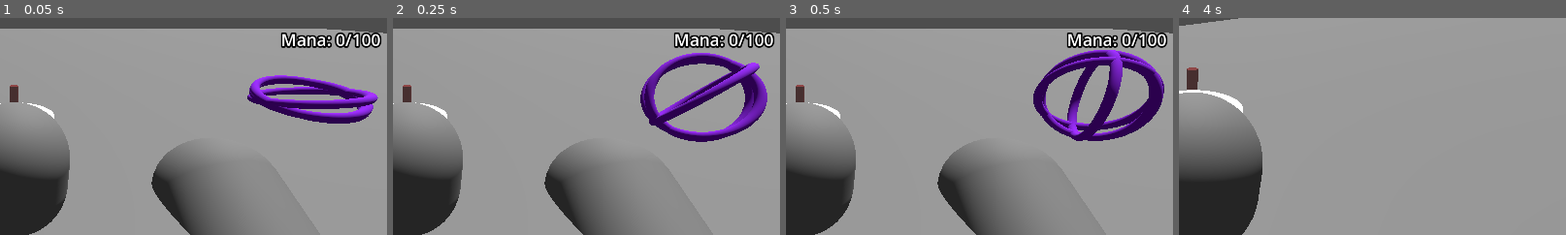
Above: before the commit, frames 1-4 (left to right).
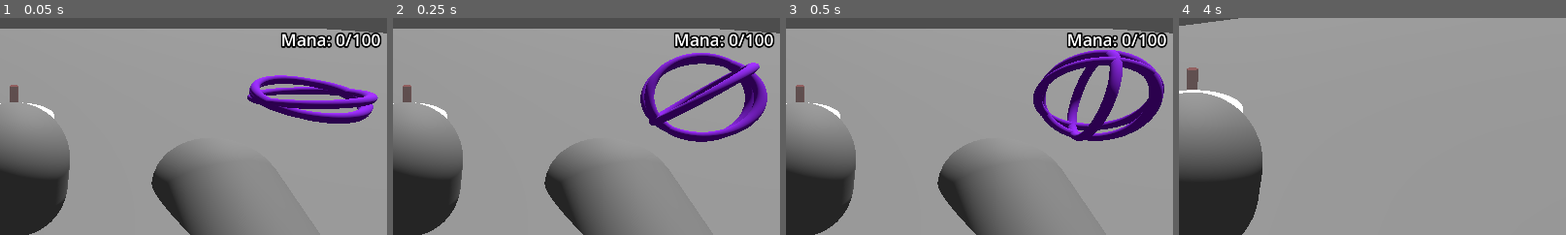
Above: after the commit, the same moments.

Repository: Athakaspen/magictd
Game: Godot game, scene res://ThreeDee.tscn
Two runs of this game, one before a commit and one after it. Both use one fixed random seed, a clock stepped at 60 frames per second and the inputs below. The engine's default icon, where the game draws it, is replaced by a stand-in: a white triangle on a blue panel in a dark square.
Inputs (mouse positions are % of the whole screen's width and height, from its top left):
- Up to frame 1 (0.05 s): no input
- Up to frame 2 (0.25 s): no input
- Up to frame 3 (0.5 s): no input
- Up to frame 4 (4 s): tap Enter (ui_accept) at 0.5, 0.77, 1.52, 3.02, 3.77 s; move the mouse to (55, 50) at 0.52 s; hold W (move_forward) from 0.53 s (still down); tap Q (cycle_items) at 0.6, 1.55, 2.1, 3.05 s; tap E (place_item) at 0.8, 1.35, 2.3, 2.85, 3.8 s; move the mouse to (45, 50) at 1.27 s; move the mouse to (52, 48) at 2.02 s; move the mouse to (49, 52) at 2.77 s; move the mouse to (57, 51) at 3.52 s; tap Mouse wheel up (zoom_in) at 3.6 s
The pictures show only the part of the screen within x 48-98%, y 22-72%; the shares and areas given below are measured in that part.

The runs differ from the first frame. In frame 1, 0.2% of the frame differs, in the area x 2-5%, y 31-39%; in frame 2, 0.2%; in frame 3, 0.2%; in frame 4, 0.3%, in the area x 2-6%, y 22-34%.

Commit message:
at it again

Diff:
--- a/Enemies/enemy.gd
+++ b/Enemies/enemy.gd
@@ -1,6 +1,7 @@
 extends CharacterBody3D
 
-@export var target_node : Node3D
+@export var mana_base : ManaBase
+var target_node : Node3D
 
 const SPEED = 1
 const ROT_SPEED = 3.0
@@ -9,7 +10,47 @@
 const STOP_DISTANCE : float = 1
 const MAX_HP : float = 50
 
+const RETARGET_TIME = 0.59 # seconds
+var time_to_next_retarget = RETARGET_TIME
+
 var hp = MAX_HP
+
+func _ready():
+	retarget()
+
+func retarget():
+	var bodies : Array[Node3D] = $TargetingArea.get_overlapping_bodies()
+	bodies.sort_custom(target_priority)
+	if len(bodies) > 0:
+		target_node = bodies[0].get_parent()
+		if target_node is not ManaObject or target_node is ManaCollector:
+			target_node = mana_base
+	else:
+		target_node = mana_base
+
+func target_priority(a, b):
+	# current target
+	if a.get_parent() == target_node:
+		return true
+	if b.get_parent() == target_node:
+		return false
+	# base
+	if a.get_parent() is ManaBase:
+		return true
+	if b.get_parent() is ManaBase:
+		return false
+	# turret
+	if a.get_parent() is ManaTurret:
+		return true
+	if b.get_parent() is ManaTurret:
+		return false
+	# anything
+	if a.get_parent() is ManaObject:
+		return true
+	if b.get_parent() is ManaObject:
+		return false
+	# fallback
+	return a
 
 func _physics_process(delta):
 	# Add the gravity.
@@ -31,6 +72,12 @@
 		velocity.z = move_toward(velocity.z, 0, SPEED)
 	move_and_slide()
 
+	time_to_next_retarget -= delta
+	if time_to_next_retarget <= 0:
+		retarget()
+		print(target_node)
+		time_to_next_retarget = RETARGET_TIME
+
 func on_hit(damage: float):
 	hp -= damage
 	if hp <= 0:
--- a/Enemies/enemy.tscn
+++ b/Enemies/enemy.tscn
@@ -16,8 +16,10 @@
 [sub_resource type="BoxMesh" id="BoxMesh_rqons"]
 size = Vector3(0.3, 0.1, 0.3)
 
+[sub_resource type="SphereShape3D" id="SphereShape3D_v7qe1"]
+radius = 3.0
+
 [node name="Enemy" type="CharacterBody3D"]
-transform = Transform3D(1, 0, 0, 0, 1, 0, 0, 0, 1, -2.38088, 0.605982, -12.8075)
 collision_layer = 8
 collision_mask = 5
 script = ExtResource("1_pxdjm")
@@ -32,3 +34,10 @@
 [node name="visor" type="MeshInstance3D" parent="."]
 transform = Transform3D(0.707107, 0, 0.707107, 0, 1, 0, -0.707107, 0, 0.707107, -0.000687361, 0.22109, -0.19421)
 mesh = SubResource("BoxMesh_rqons")
+
+[node name="TargetingArea" type="Area3D" parent="."]
+collision_layer = 0
+collision_mask = 2
+
+[node name="CollisionShape3D" type="CollisionShape3D" parent="TargetingArea"]
+shape = SubResource("SphereShape3D_v7qe1")
--- a/Helpers/debug_lines.gd
+++ b/Helpers/debug_lines.gd
@@ -10,8 +10,8 @@
 		var AStar = network_manager.AStar
 
 		# If no change, skip updating
-		if num_points == AStar.get_point_count():
-			return
+		#if num_points == AStar.get_point_count():
+			#return
 		num_points = AStar.get_point_count()
 
 		# Draw
--- a/Helpers/singleton.gd
+++ b/Helpers/singleton.gd
@@ -1,3 +1,5 @@
 extends Node
 
+var cur_obj = "relay"
 var cur_cost = 4
+var cur_range = 1.0
--- a/ManaObjects/Turret.tscn
+++ b/ManaObjects/Turret.tscn
@@ -68,7 +68,7 @@
 script/source = "@tool
 extends MeshInstance3D
 
-func _process(delta):
+func _process(_delta):
 	#if Engine.is_editor_hint():
 	if \"fire_range\" in $\"..\":
 		scale = Vector3.ONE * $\"..\".fire_range * 2
--- a/ManaObjects/network_manager.gd
+++ b/ManaObjects/network_manager.gd
@@ -3,6 +3,8 @@
 
 var providers : Array[AStarNode]
 var requesters : Array[AStarNode]
+
+var placement_point_id : int = 0
 
 var AStar := AStar3D.new()
 var id_to_node_map : Dictionary
@@ -24,8 +26,9 @@
 
 # Called when the node enters the scene tree for the first time.
 func _ready():
+	AStar.add_point(placement_point_id, Vector3.ZERO)
+	AStar.set_point_disabled(placement_point_id, true)
 	var children = get_children()
-	#AStar.reserve_space(len(children))
 	for child in children:
 		if child is ManaObject:
 			var node = create_astar_node(child)
@@ -136,3 +139,22 @@
 
 func take_base_mana(amt: int):
 	%Base.cur_mana -= amt
+
+func update_placement_point(pos: Vector3):
+	AStar.set_point_position(placement_point_id, pos)
+	for id in AStar.get_point_ids():
+		if id == placement_point_id: continue
+		var p_other = AStar.get_point_position(id)
+		var dist_2 = pos.distance_squared_to(p_other)
+		var max_range = min(Singleton.cur_range * 0.98, get_astar_node(id).max_range)
+		if (dist_2 < max_range * max_range):
+			# collision check
+			var space_state = get_world_3d().direct_space_state
+			var raycast = PhysicsRayQueryParameters3D.create(p_other, pos, Layers.GEOMETRY_LAYER + Layers.OBJECT_LAYER)
+			var collision = space_state.intersect_ray(raycast)
+			if !collision:
+				AStar.connect_points(placement_point_id, id)
+			else:
+				AStar.disconnect_points(placement_point_id, id)
+		else:
+			AStar.disconnect_points(placement_point_id, id)
--- a/ManaObjects/relay.gd
+++ b/ManaObjects/relay.gd
@@ -4,6 +4,8 @@
 # position that mana packets should pass through
 @onready var mana_transit_pos : Vector3 = $ManaPoint.global_position
 
+@export var cost : int = 4
+
 # Called when the node enters the scene tree for the first time.
 func _ready():
 	pass
--- a/ManaObjects/turret.gd
+++ b/ManaObjects/turret.gd
@@ -1,6 +1,7 @@
 extends ManaObject
 class_name ManaTurret
 
+@export var cost : int = 10
 @onready var mana_transit_pos = $ManaPoint.global_position
 @export var max_mana := 100
 var cur_mana := 0
@@ -24,7 +25,7 @@
 # Called every frame. 'delta' is the elapsed time since the previous frame.
 func _process(delta):
 	fire_cooldown -= delta
-	if fire_cooldown <= 0 and cur_mana > fire_cost:
+	if fire_cooldown <= 0 and cur_mana >= fire_cost:
 		# acquire target
 		var targets = range_area.get_overlapping_bodies()
 		if not targets.is_empty():
--- a/Player/object_placer.gd
+++ b/Player/object_placer.gd
@@ -3,11 +3,14 @@
 @onready var network_manager : NetworkManager = $"..".network_manager
 @onready var placement_raycast : RayCast3D = $"../RotationHelper/PlacementRaycast"
 
-var next_to_place = "relay"
+@onready var relay_instance : ManaRelay = preload("res://ManaObjects/relay.tscn").instantiate()
+@onready var turret_instance : ManaTurret = preload("res://ManaObjects/Turret.tscn").instantiate()
+
+var next_to_place : ManaObject
 
 # Called when the node enters the scene tree for the first time.
 func _ready():
-	set_visibility(next_to_place)
+	cycle_next_to_place()
 
 # Called every frame. 'delta' is the elapsed time since the previous frame.
 func _process(_delta):
@@ -16,36 +19,32 @@
 		$preview.global_position = placement_point
 	else:
 		$preview.global_position = Vector3(0, 0, -100)
+	get_parent().network_manager.update_placement_point($preview.global_position + next_to_place.get_node("ManaPoint").position)
 
 	# do placement
 	if Input.is_action_just_pressed("place_item"):
-		if network_manager.get_base_mana() >= get_cost(next_to_place):
-			network_manager.take_base_mana(get_cost(next_to_place))
-			placement_raycast.force_raycast_update()
-			if placement_raycast.is_colliding():
-				var placement_point = placement_raycast.get_collision_point()
-				match(next_to_place):
-					"relay":
-						network_manager.add_mana_object(ManaRelay, placement_point)
-					"turret":
-						network_manager.add_mana_object(ManaTurret, placement_point)
+		placement_raycast.force_raycast_update()
+		if placement_raycast.is_colliding():
+			var placement_point = placement_raycast.get_collision_point()
+			if network_manager.get_base_mana() >= next_to_place.cost:
+				network_manager.take_base_mana(next_to_place.cost)
+				print(next_to_place)
+				if next_to_place is ManaRelay:
+					network_manager.add_mana_object(ManaRelay, placement_point)
+				elif next_to_place is ManaTurret:
+					network_manager.add_mana_object(ManaTurret, placement_point)
 
 func cycle_next_to_place():
-	match(next_to_place):
-		"relay":
-			next_to_place = "turret"
-		"turret":
-			next_to_place = "relay"
-	set_visibility(next_to_place)
-	Singleton.cur_cost = get_cost(next_to_place)
+	if next_to_place == null:
+		next_to_place = relay_instance
+	elif next_to_place is ManaRelay:
+		next_to_place = turret_instance
+	elif next_to_place is ManaTurret:
+		next_to_place = relay_instance
+	update_preview_visibility()
+	Singleton.cur_cost = next_to_place.cost
+	Singleton.cur_range = next_to_place.max_range
 
-func set_visibility(objectStr: String):
-	$preview/relay.visible = objectStr == "relay"
-	$preview/turret.visible = objectStr == "turret"
-
-func get_cost(objectStr):
-	match(objectStr):
-		"relay":
-			return 4
-		"turret":
-			return 10
+func update_preview_visibility():
+	$preview/relay.visible = next_to_place is ManaRelay
+	$preview/turret.visible = next_to_place is ManaTurret
--- a/Player/player_character.tscn
+++ b/Player/player_character.tscn
@@ -10,7 +10,7 @@
 
 [sub_resource type="StandardMaterial3D" id="StandardMaterial3D_g83rv"]
 transparency = 1
-albedo_color = Color(0.5, 0, 0, 0.694118)
+albedo_color = Color(0.5, 0, 0, 0.486275)
 
 [sub_resource type="CylinderMesh" id="CylinderMesh_m5fcd"]
 top_radius = 0.18
@@ -19,7 +19,7 @@
 
 [sub_resource type="StandardMaterial3D" id="StandardMaterial3D_n3fv2"]
 transparency = 1
-albedo_color = Color(0.48, 0.43456, 0.1392, 0.768627)
+albedo_color = Color(0.48, 0.43456, 0.1392, 0.611765)
 
 [sub_resource type="CapsuleShape3D" id="CapsuleShape3D_dvg6s"]
 radius = 0.4
@@ -58,6 +58,9 @@
 mesh = SubResource("CylinderMesh_m5fcd")
 surface_material_override/0 = SubResource("StandardMaterial3D_n3fv2")
 
+[node name="temp_mana_point" type="Marker3D" parent="ObjectPlacer/preview"]
+transform = Transform3D(1, 0, 0, 0, 1, 0, 0, 0, 1, 0, 1.20151, 0)
+
 [node name="CollisionShape3D" type="CollisionShape3D" parent="."]
 transform = Transform3D(1, 0, 0, 0, 1, 0, 0, 0, 1, 0, 0.5, 0)
 shape = SubResource("CapsuleShape3D_dvg6s")
--- a/ThreeDee.tscn
+++ b/ThreeDee.tscn
@@ -1,10 +1,12 @@
-[gd_scene load_steps=19 format=3 uid="uid://cswtb4wuivl45"]
+[gd_scene load_steps=21 format=3 uid="uid://cswtb4wuivl45"]
 
 [ext_resource type="Script" path="res://ManaObjects/network_manager.gd" id="1_b1ugw"]
 [ext_resource type="Script" path="res://Helpers/debug_lines.gd" id="2_ikf1a"]
 [ext_resource type="PackedScene" uid="uid://c4ptl6sx68udt" path="res://ManaObjects/collector.tscn" id="3_mwmbo"]
 [ext_resource type="PackedScene" uid="uid://caprmog2457xr" path="res://ManaObjects/base.tscn" id="4_k8buu"]
 [ext_resource type="PackedScene" uid="uid://drasq2nfn6vs5" path="res://Player/player_character.tscn" id="5_i2pwt"]
+[ext_resource type="PackedScene" uid="uid://dxptckeeie8yw" path="res://Enemies/enemy.tscn" id="7_3qcx3"]
+[ext_resource type="PackedScene" uid="uid://bqjkvixbtqbcp" path="res://ManaObjects/Turret.tscn" id="8_3jfj8"]
 [ext_resource type="Script" path="res://enemy_spawner.gd" id="8_mp0y0"]
 
 [sub_resource type="BoxShape3D" id="BoxShape3D_2iamr"]
@@ -38,7 +40,7 @@
 script/source = "extends Label
 
 # Called every frame. 'delta' is the elapsed time since the previous frame.
-func _process(delta):
+func _process(_delta):
 	text = \"Mana: \" + str(%Base.cur_mana) + \"/\" + str(Singleton.cur_cost)
 "
 
@@ -145,6 +147,9 @@
 mana_per_sec = 1
 SEND_COOLTIME = 0.1
 
+[node name="Turret" parent="NetworkManager" instance=ExtResource("8_3jfj8")]
+transform = Transform3D(1, 0, 0, 0, 1, 0, 0, 0, 1, -7.83278, 0, -2.35)
+
 [node name="PlayerCharacter" parent="." node_paths=PackedStringArray("network_manager") instance=ExtResource("5_i2pwt")]
 transform = Transform3D(1, 0, 0, 0, 1, 0, 0, 0, 1, -0.248349, 4.76837e-07, -1.88345)
 collision_mask = 1
@@ -182,3 +187,7 @@
 theme_override_font_sizes/font_size = 32
 text = "Mana: "
 script = SubResource("GDScript_o8bm0")
+
+[node name="Enemy" parent="." node_paths=PackedStringArray("mana_base") instance=ExtResource("7_3qcx3")]
+transform = Transform3D(1, 0, 0, 0, 1, 0, 0, 0, 1, -6.4327, 0.859059, -2.46262)
+mana_base = NodePath("../NetworkManager/Base")
--- a/enemy_spawner.gd
+++ b/enemy_spawner.gd
@@ -1,7 +1,7 @@
 extends Node3D
 
-var seconds_between_spawns := 9.0
-var random_shift := 5.0
+var seconds_between_spawns := 1.0
+var random_shift := 1.0
 
 var time_til_next_spawn := seconds_between_spawns + random_shift
 
@@ -20,7 +20,7 @@
 
 func spawn():
 	var enemy = enemy_res.instantiate()
-	enemy.target_node = %Base
+	enemy.mana_base = %Base
 	get_parent().add_child(enemy)
-	var position = $Marker3D.global_position + Vector3.FORWARD.rotated(Vector3.UP, randf_range(0.0, 6.28)) * 2.5
-	enemy.global_position = position
+	var pos = $Marker3D.global_position + Vector3.FORWARD.rotated(Vector3.UP, randf_range(0.0, 6.28)) * 2.5
+	enemy.global_position = pos
Not shown: 1 places in Enemies/enemy.tscn that only renumber resources
